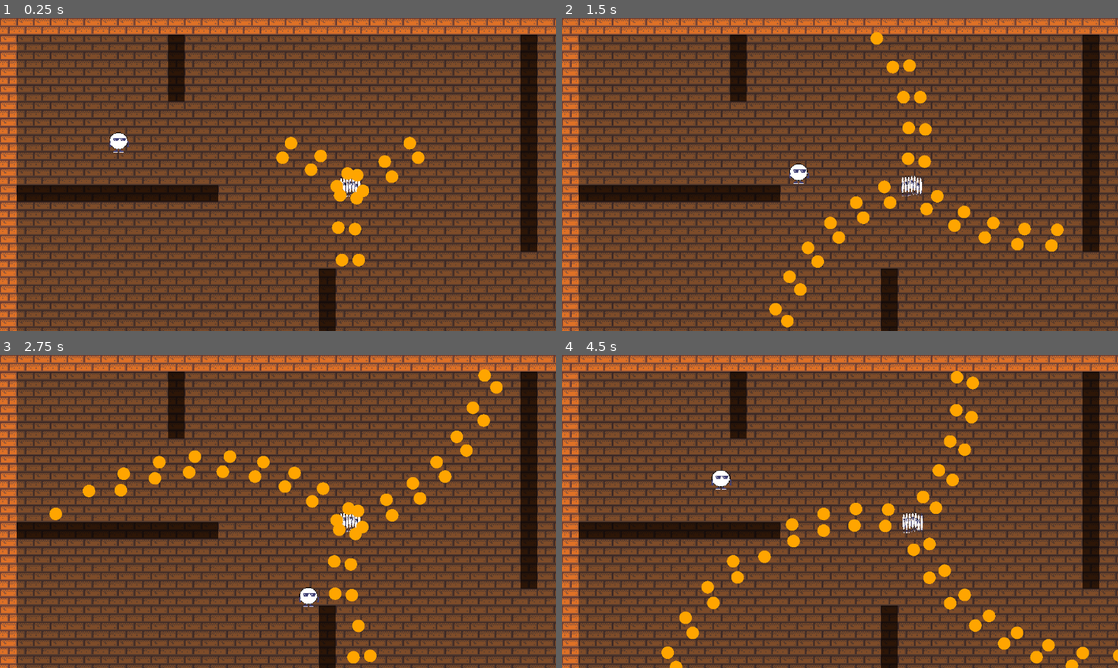
Above: before the commit, frames 1-4 (two rows, left to right).
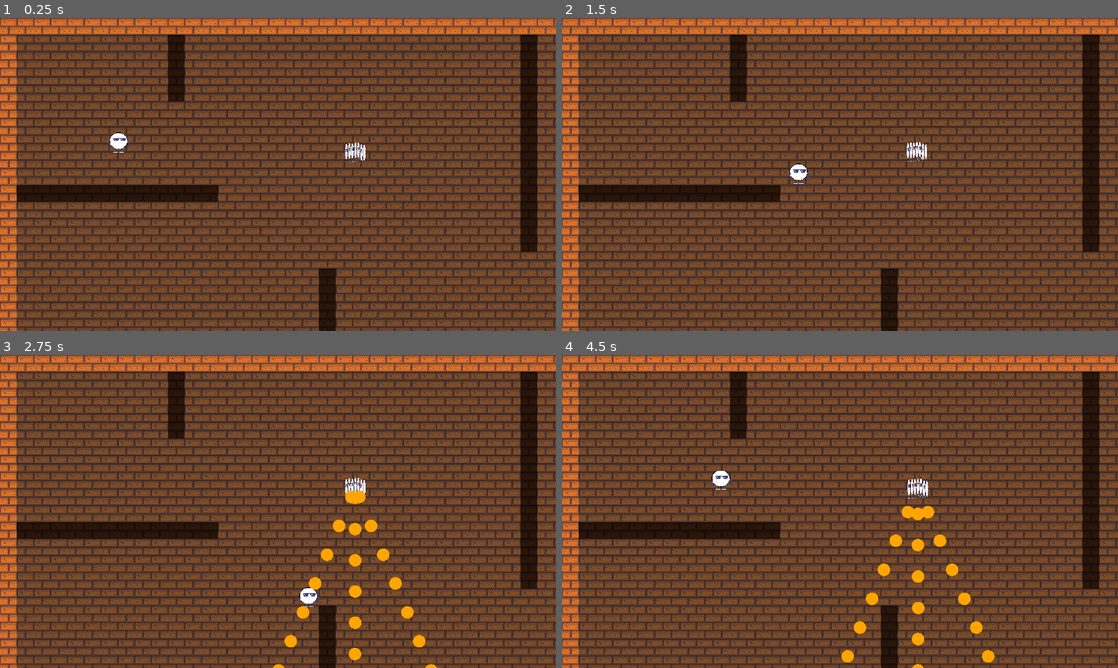
Above: after the commit, the same moments.

Repository: eduardo-kurek/MageMaze
Game: Godot game, scene res://world.tscn
The game is run twice, just before and just after one commit, with the same random seed, the same clock (stepped at 60 frames per second) and the same inputs.
Inputs:
- Up to frame 1 (0.25 s): no input
- Up to frame 2 (1.5 s): hold D (move_right) 0.53-1.28 s; hold S (move_down) from 1.28 s (still down)
- Up to frame 3 (2.75 s): release S (move_down) at 2.03 s; hold D (move_right) from 2.03 s (still down)
- Up to frame 4 (4.5 s): release D (move_right) at 2.78 s; hold W (move_up) 2.78-3.53 s; hold A (move_left) from 3.53 s (still down)

The runs differ from the first frame. In frame 1, 1.6% of the frame differs, in the area x 49-77%, y 37-80%; in frame 2, 2.6%; in frame 3, 4.0%; in frame 4, 4.3%, in the area x 17-100%, y 5-100%.

Commit message:
Adiciona maquina de estado para os tiros

Diff:
--- a/entities/behaviours/shoot/ShotEmiter.gd
+++ b/entities/behaviours/shoot/ShotEmiter.gd
@@ -3,18 +3,15 @@
 
 @export var pattern: ShotBehaviour
 @export var bullet: BulletDef
-@export_range(1, 1, 1, "or_greater") var fire_rate: float # 10 = 1 shot per second
-@export var initial_delay: float
+@export_range(1, 1, 1, "or_greater") var fire_rate: float = 10.0 # 10 = 1 shot per second
 var _cooldown: float = -1.0
 
-func tick(delta: float, origin: Vector2, direction: Vector2) -> void:
-	if _cooldown < 0.0:
-		_cooldown = initial_delay
+func tick(delta: float, origin: Vector2) -> void:
 	_cooldown -= delta
 	if _cooldown > 0.0:
 		return
 
 	_cooldown = 10.0 / fire_rate
-	var ctx := ShotContext.new(origin, direction, bullet)
+	var ctx := ShotContext.new(origin, Vector2.DOWN, bullet)
 	for shot in pattern.process(ctx):
 		ShotBus.request_bullet(shot)
--- /dev/null
+++ b/entities/behaviours/state/EntityContext.gd
@@ -0,0 +1,6 @@
+class_name EntityContext
+extends Node
+
+var position: Vector2
+var delta: float
+var time_in_state: float
--- /dev/null
+++ b/entities/behaviours/state/ICondition.gd
@@ -0,0 +1,6 @@
+class_name ICondition
+extends Resource
+
+func evaluate(_ctx: EntityContext) -> bool:
+	push_error("ICondition.evaluate() não implementado")
+	return false
--- /dev/null
+++ b/entities/behaviours/state/ShotState.gd
@@ -0,0 +1,13 @@
+class_name ShotState
+extends Resource
+
+@export var id: StringName
+@export var emitters: Array[ShotEmitter] = []
+@export var transitions: Array[ShotStateTransition] = []
+
+func enter() -> void:
+	pass
+
+func update_physics(ctx: EntityContext) -> void:
+	for e in emitters:
+		e.tick(ctx.delta, ctx.position)
--- /dev/null
+++ b/entities/behaviours/state/ShotStateMachine.gd
@@ -0,0 +1,48 @@
+class_name ShotStateMachine
+extends Resource
+
+@export var states: Array[ShotState] = []
+
+var _current: ShotState
+var _by_id: Dictionary = {}
+var _time_in_state: float = 0.0
+
+func start() -> void:
+	_init_state_ids()
+	_validate_transitions()
+	_enter(states[0])
+
+func _init_state_ids() -> void:
+	_by_id.clear()
+	for s in states:
+		_by_id[s.id] = s
+
+func _validate_transitions() -> void:
+	for s in states:
+		for t in s.transitions:
+			if not _by_id.has(t.target_state):
+				push_error("Estado '%s' tem transição para '%s', que não existe" % [s.id, t.target_state])
+
+func _enter(state: ShotState) -> void:
+	_current = state
+	_time_in_state = 0.0
+	state.enter()
+
+func update_physics(ctx: EntityContext) -> void:
+	_update_context(ctx)
+	_evaluate_current_transitions(ctx)
+	_update_physics_current(ctx)
+
+func _update_context(ctx: EntityContext) -> void:
+	_time_in_state += ctx.delta
+	ctx.time_in_state = _time_in_state
+
+func _evaluate_current_transitions(ctx: EntityContext) -> void:
+	for t in _current.transitions:
+		if t.condition and t.condition.evaluate(ctx):
+			if _by_id.has(t.target_state):
+				_enter(_by_id[t.target_state])
+			return
+
+func _update_physics_current(ctx: EntityContext) -> void:
+	_current.update_physics(ctx)
--- /dev/null
+++ b/entities/behaviours/state/ShotStateTransition.gd
@@ -0,0 +1,5 @@
+class_name ShotStateTransition
+extends Resource
+
+@export var condition: ICondition
+@export var target_state: StringName
--- /dev/null
+++ b/entities/behaviours/state/TimerCondition.gd
@@ -0,0 +1,7 @@
+class_name TimerCondition
+extends ICondition
+
+@export var seconds: float = 1.0
+
+func evaluate(ctx: EntityContext) -> bool:
+	return ctx.time_in_state >= seconds
--- /dev/null
+++ b/entities/enemies/prisioner/Entity.gd
@@ -0,0 +1,25 @@
+class_name Entity
+extends CharacterBody2D
+
+@export var walk: IWalk
+@export var shot_machine: ShotStateMachine
+
+var _walk_ctx := WalkContext.new()
+var _ctx := EntityContext.new()
+
+func _ready() -> void:
+	shot_machine.start()
+
+func _physics_process(delta: float) -> void:
+	if walk:
+		_walk_ctx.position = global_position
+		_walk_ctx.delta = delta
+		velocity = walk.get_velocity(_walk_ctx)
+		move_and_slide()
+
+	_update_ctx(delta)
+	shot_machine.update_physics(_ctx)
+
+func _update_ctx(delta: float) -> void:
+	_ctx.position = global_position
+	_ctx.delta = delta
--- a/entities/enemies/prisioner/Prisioner.gd
+++ /dev/null
@@ -1,18 +0,0 @@
-class_name Prisioner
-extends CharacterBody2D
-
-@export var shots_per_second: float = 2.0
-@export var walk: IWalk
-@export var shot_emitters: Array[ShotEmitter] = []
-
-var _walk_ctx := WalkContext.new()
-
-func _physics_process(delta: float) -> void:
-	if walk:
-		_walk_ctx.position = global_position
-		_walk_ctx.delta = delta
-		velocity = walk.get_velocity(_walk_ctx)
-		move_and_slide()
-
-	for emitter in shot_emitters:
-		emitter.tick(delta, global_position, Vector2.DOWN)
--- a/entities/enemies/prisioner/prisioner.tscn
+++ b/entities/enemies/prisioner/prisioner.tscn
@@ -1,13 +1,15 @@
 [gd_scene format=3 uid="uid://bv8pxj5jy0g7o"]
 
-[ext_resource type="Script" uid="uid://bekfbgafbalfp" path="res://entities/enemies/prisioner/Prisioner.gd" id="1_bl8vm"]
+[ext_resource type="Script" uid="uid://bekfbgafbalfp" path="res://entities/enemies/prisioner/Entity.gd" id="1_bl8vm"]
 [ext_resource type="Script" uid="uid://begc32x5dqkn1" path="res://entities/behaviours/walk/RandomWalk.gd" id="2_d4spm"]
 [ext_resource type="Texture2D" uid="uid://cvb4xx7o3vubo" path="res://entities/player/player.png" id="2_xlfdw"]
 [ext_resource type="Script" uid="uid://b21hi32dggour" path="res://entities/behaviours/shoot/BulletDef.gd" id="3_bullet"]
+[ext_resource type="Script" uid="uid://bjdjmnolpac08" path="res://entities/behaviours/state/ShotStateMachine.gd" id="3_n1yp8"]
+[ext_resource type="Script" uid="uid://bhwjpftt6b33b" path="res://entities/behaviours/state/ShotState.gd" id="4_5jnem"]
 [ext_resource type="Script" uid="uid://q8ev62d6ycnx" path="res://entities/behaviours/shoot/ShotEmiter.gd" id="4_emitter"]
-[ext_resource type="Script" uid="uid://c0nrvxs6gbw6m" path="res://entities/behaviours/shoot/ParallelShoot.gd" id="5_parallel"]
+[ext_resource type="Script" uid="uid://bhjt2ba07oytb" path="res://entities/behaviours/state/ShotStateTransition.gd" id="6_3sxs5"]
 [ext_resource type="Script" uid="uid://cqv8lycu7p7ij" path="res://entities/behaviours/shoot/SpreadShot.gd" id="6_spread"]
-[ext_resource type="Script" uid="uid://cmu0vkbsq2hya" path="res://entities/behaviours/shoot/RotatingShot.gd" id="7_rotating"]
+[ext_resource type="Script" uid="uid://hkiqu4n01nkp" path="res://entities/behaviours/state/TimerCondition.gd" id="7_5jnem"]
 
 [sub_resource type="Resource" id="Resource_aqk2v"]
 script = ExtResource("2_d4spm")
@@ -15,34 +17,60 @@
 change_interval = 0.2
 metadata/_custom_type_script = "uid://begc32x5dqkn1"
 
-[sub_resource type="Resource" id="Resource_0pkrk"]
+[sub_resource type="Resource" id="Resource_yyg28"]
+script = ExtResource("7_5jnem")
+seconds = 2.0
+metadata/_custom_type_script = "uid://hkiqu4n01nkp"
+
+[sub_resource type="Resource" id="Resource_3sxs5"]
+script = ExtResource("6_3sxs5")
+condition = SubResource("Resource_yyg28")
+target_state = &"shoot"
+metadata/_custom_type_script = "uid://bhjt2ba07oytb"
+
+[sub_resource type="Resource" id="Resource_d4spm"]
+script = ExtResource("4_5jnem")
+id = &"idle"
+transitions = Array[ExtResource("6_3sxs5")]([SubResource("Resource_3sxs5")])
+metadata/_custom_type_script = "uid://bhwjpftt6b33b"
+
+[sub_resource type="Resource" id="Resource_rsitr"]
 script = ExtResource("3_bullet")
 metadata/_custom_type_script = "uid://b21hi32dggour"
 
-[sub_resource type="Resource" id="Resource_tucn0"]
-script = ExtResource("5_parallel")
-count = 2
-metadata/_custom_type_script = "uid://c0nrvxs6gbw6m"
-
-[sub_resource type="Resource" id="Resource_dg8kv"]
+[sub_resource type="Resource" id="Resource_6ut85"]
 script = ExtResource("6_spread")
-angle_degrees = 360.0
-distribution = 1
-next = SubResource("Resource_tucn0")
 metadata/_custom_type_script = "uid://cqv8lycu7p7ij"
 
-[sub_resource type="Resource" id="Resource_umpxd"]
-script = ExtResource("7_rotating")
-step_degrees = 5.0
-next = SubResource("Resource_dg8kv")
-metadata/_custom_type_script = "uid://cmu0vkbsq2hya"
-
-[sub_resource type="Resource" id="Resource_d4spm"]
+[sub_resource type="Resource" id="Resource_24inu"]
 script = ExtResource("4_emitter")
-pattern = SubResource("Resource_umpxd")
-bullet = SubResource("Resource_0pkrk")
+pattern = SubResource("Resource_6ut85")
+bullet = SubResource("Resource_rsitr")
 fire_rate = 120.0
 metadata/_custom_type_script = "uid://q8ev62d6ycnx"
+
+[sub_resource type="Resource" id="Resource_trfh3"]
+script = ExtResource("7_5jnem")
+seconds = 3.0
+metadata/_custom_type_script = "uid://hkiqu4n01nkp"
+
+[sub_resource type="Resource" id="Resource_6gwcs"]
+script = ExtResource("6_3sxs5")
+condition = SubResource("Resource_trfh3")
+target_state = &"idle"
+metadata/_custom_type_script = "uid://bhjt2ba07oytb"
+
+[sub_resource type="Resource" id="Resource_0pkrk"]
+script = ExtResource("4_5jnem")
+id = &"shoot"
+emitters = Array[ExtResource("4_emitter")]([SubResource("Resource_24inu")])
+transitions = Array[ExtResource("6_3sxs5")]([SubResource("Resource_6gwcs")])
+metadata/_custom_type_script = "uid://bhwjpftt6b33b"
+
+[sub_resource type="Resource" id="Resource_xlfdw"]
+script = ExtResource("3_n1yp8")
+states = Array[ExtResource("4_5jnem")]([SubResource("Resource_d4spm"), SubResource("Resource_0pkrk")])
+metadata/_custom_type_script = "uid://bjdjmnolpac08"
 
 [sub_resource type="RectangleShape2D" id="RectangleShape2D_mlf01"]
 
@@ -50,9 +78,8 @@
 collision_layer = 0
 motion_mode = 1
 script = ExtResource("1_bl8vm")
-shots_per_second = null
 walk = SubResource("Resource_aqk2v")
-shot_emitters = Array[ExtResource("4_emitter")]([SubResource("Resource_d4spm")])
+shot_machine = SubResource("Resource_xlfdw")
 
 [node name="CollisionShape2D" type="CollisionShape2D" parent="." unique_id=56049797]
 shape = SubResource("RectangleShape2D_mlf01")
--- a/world.tscn
+++ b/world.tscn
@@ -32,5 +32,5 @@
 [node name="Player" parent="." unique_id=1005058334 instance=ExtResource("2_fj7yv")]
 position = Vector2(113, 119)
 
-[node name="Prisioner" parent="." unique_id=1130226890 instance=ExtResource("3_tlwt5")]
-position = Vector2(334, 162)
+[node name="Prisioner" parent="." unique_id=356071684 instance=ExtResource("3_tlwt5")]
+position = Vector2(339, 129)
Not shown, added: entities/behaviours/state/EntityContext.gd.uid
Not shown, added: entities/behaviours/state/ICondition.gd.uid
Not shown, added: entities/behaviours/state/ShotState.gd.uid
Not shown, added: entities/behaviours/state/ShotStateMachine.gd.uid
Not shown, added: entities/behaviours/state/ShotStateTransition.gd.uid
Not shown, added: entities/behaviours/state/TimerCondition.gd.uid
Renamed: entities/enemies/prisioner/Prisioner.gd.uid -> entities/enemies/prisioner/Entity.gd.uid
